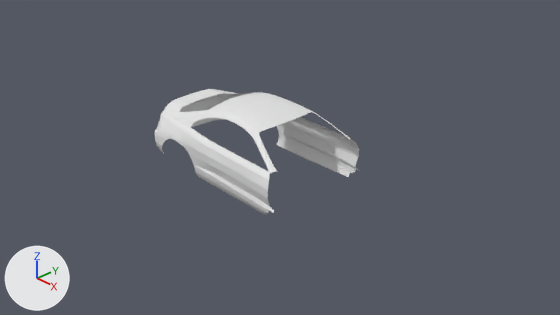
What one commit did to the Blender file Assets/Car models/1994–1999 Toyota Celica/Celica model/Celica.blend.
Rendered twice from the file's camera 'Camera'. Lighting does not change. The marker at lower left points along +X, +Y and +Z.
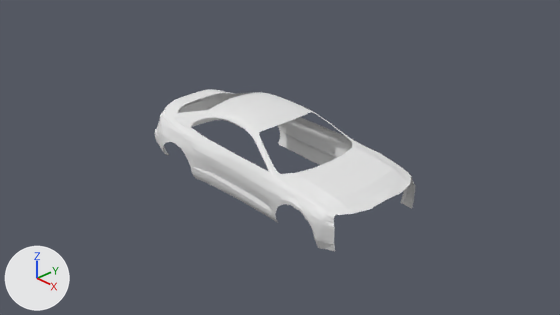
Location of each change, [x1, y1, x2, y2] in pixels of the pictures (560 x 315 px):
'Plane', reshaped (27% wider, 27% taller)
    before: [155, 89, 360, 216]
    after: [155, 89, 415, 251]

The change, as a list of edits to the scene's bpy script:
```text
Change me_plane:
    used by ob_plane; location = (-0.39, 0.0, 0.0); scale = (0.6, 0.5, 1.0)
    remove me_plane.from_pydata(...)  # 586 vertices, 520 faces; spans x -3.03..1.99, y -1.8..0.0, z -0.45..0.64
    add me_plane.from_pydata(...)  # 904 vertices, 817 faces; spans x -3.03..4.0, y -1.84..0.0, z -0.48..0.64
    me_plane part 1: 292 vertices moved from x -3.01..1.87, y -1.8..0.0, z -0.45..0.52 to x -3.02..1.87, y -1.83..0.0, z -0.45..0.53; 13 vertices removed from x -2.98..1.99, y -1.78..0.0, z -0.38..0.24; 331 vertices added at x -3.0..4.0, y -1.84..0.0, z -0.48..0.32
```
